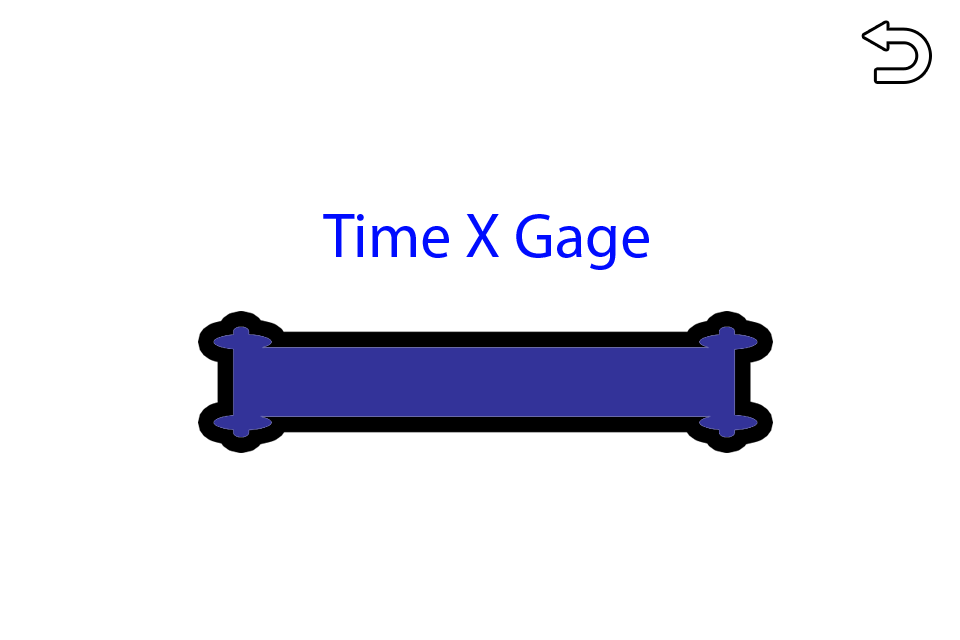
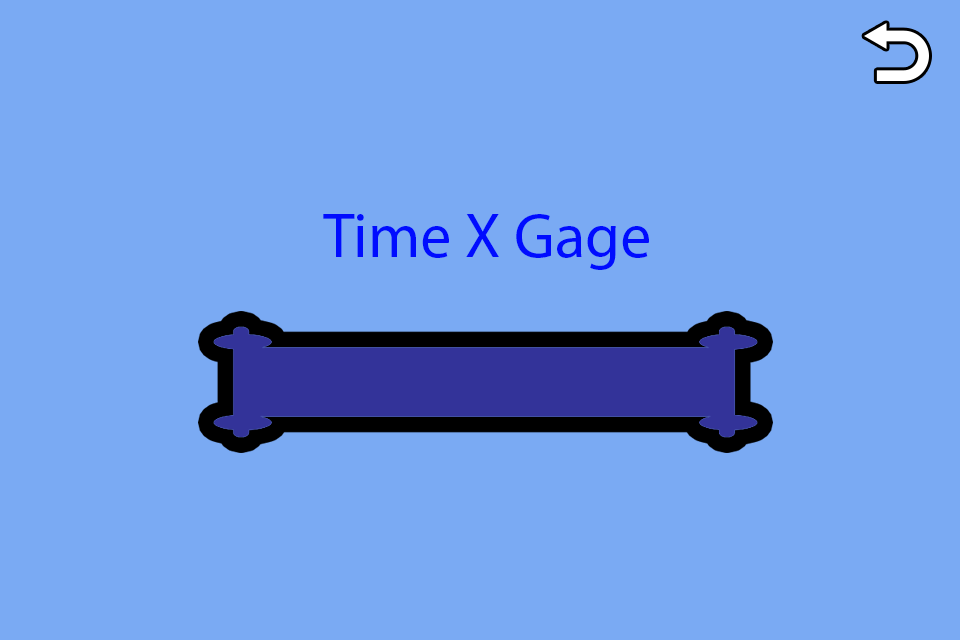
Layer changes from the first 960×640 image to the second:
added layer "Layer 1" over left=0, top=0, right=960, bottom=640
